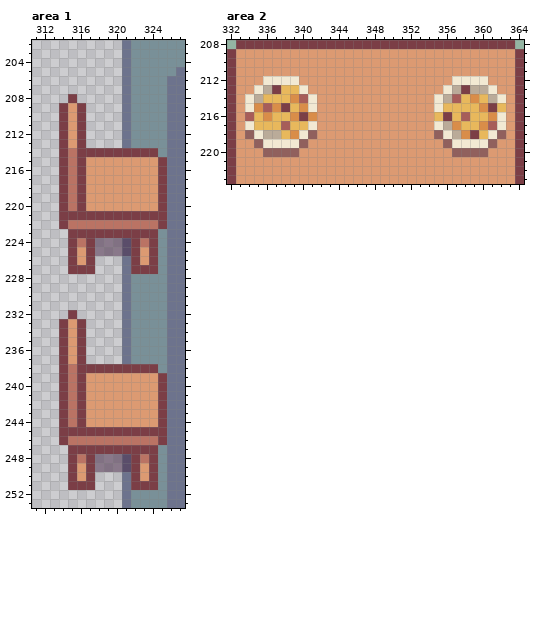
Pixel-art file -- ART/Jacson/Tilemap/school.aseprite. Above: the version before the commit.
384x384 pixels, 1 frame. Shown: area 1: x 311..327, y 202..253; area 2: x 332..364, y 208..223. The commit also changed other parts of the picture, which this record leaves out.
Once edited:
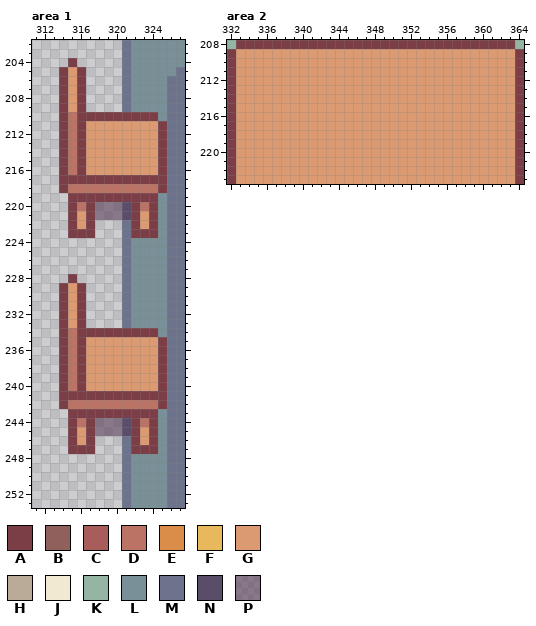
Palette (. is transparent): A #7b3e46  B #90605d  C #a75d59  D #ba7364  E #d98d49  F #e8b85c  G #dc9a72  H #baab99  J #f2e9d3  K #94b5a3  L #799098  M #6d738d  N #5a4d6a  P #49294984
What changed:
layer "Difference" now hidden
--- area 1, layer "Top Layer"
@@ x 311..327 @@
 203 ..........MLLLLLL
-204 ..........MLLLLLL
-205 ..........MLLLLLM
-206 ..........MLLLLMM
-207 ..........MLLLLMM
-208 ....A.....MLLLLMM
+204 ....A.....MLLLLLL
+205 ...AGA....MLLLLLM
+206 ...AGA....MLLLLMM
+207 ...AGA....MLLLLMM
+208 ...AGA....MLLLLMM
 209 ...AGA....MLLLLMM
-210 ...AGA....MLLLLMM
-211 ...AGA....MLLLLMM
-212 ...AGA....MLLLLMM
-213 ...AGA....MLLLLMM
-214 ...ADAAAAAAAAALMM
+210 ...ADAAAAAAAAALMM
+211 ...ADAGGGGGGGGAMM
+212 ...ADAGGGGGGGGAMM
+213 ...ADAGGGGGGGGAMM
+214 ...ADAGGGGGGGGAMM
 215 ...ADAGGGGGGGGAMM
 216 ...ADAGGGGGGGGAMM
-217 ...ADAGGGGGGGGAMM
-218 ...ADAGGGGGGGGAMM
-219 ...ADAGGGGGGGGAMM
-220 ...ADAGGGGGGGGAMM
-221 ...AAAAAAAAAAAAMM
-222 ...ADDDDDDDDDDAMM
-223 ....AAAAAAAAAALMM
-224 ....ADAPPPNADALMM
-225 ....AGAPPPNAGALMM
-226 ....AGA...MAGALMM
-227 ....AAA...MAAALMM
-228 ..........MLLLLMM
-229 ..........MLLLLMM
-230 ..........MLLLLMM
-231 ..........MLLLLMM
-232 ....A.....MLLLLMM
+217 ...AAAAAAAAAAAAMM
+218 ...ADDDDDDDDDDAMM
+219 ....AAAAAAAAAALMM
+220 ....ADAPPPNADALMM
+221 ....AGAPPPNAGALMM
+222 ....AGA...MAGALMM
+223 ....AAA...MAAALMM
+224 ..........MLLLLMM
+225 ..........MLLLLMM
+226 ..........MLLLLMM
+227 ..........MLLLLMM
+228 ....A.....MLLLLMM
+229 ...AGA....MLLLLMM
+230 ...AGA....MLLLLMM
+231 ...AGA....MLLLLMM
+232 ...AGA....MLLLLMM
 233 ...AGA....MLLLLMM
-234 ...AGA....MLLLLMM
-235 ...AGA....MLLLLMM
-236 ...AGA....MLLLLMM
-237 ...AGA....MLLLLMM
-238 ...ADAAAAAAAAALMM
+234 ...ADAAAAAAAAALMM
+235 ...ADAGGGGGGGGAMM
+236 ...ADAGGGGGGGGAMM
+237 ...ADAGGGGGGGGAMM
+238 ...ADAGGGGGGGGAMM
 239 ...ADAGGGGGGGGAMM
 240 ...ADAGGGGGGGGAMM
-241 ...ADAGGGGGGGGAMM
-242 ...ADAGGGGGGGGAMM
-243 ...ADAGGGGGGGGAMM
-244 ...ADAGGGGGGGGAMM
-245 ...AAAAAAAAAAAAMM
-246 ...ADDDDDDDDDDAMM
-247 ....AAAAAAAAAALMM
-248 ....ADAPPPNADALMM
-249 ....AGAPPPNAGALMM
-250 ....AGA...MAGALMM
-251 ....AAA...MAAALMM
+241 ...AAAAAAAAAAAAMM
+242 ...ADDDDDDDDDDAMM
+243 ....AAAAAAAAAALMM
+244 ....ADAPPPNADALMM
+245 ....AGAPPPNAGALMM
+246 ....AGA...MAGALMM
+247 ....AAA...MAAALMM
+248 ..........MLLLLMM
+249 ..........MLLLLMM
+250 ..........MLLLLMM
+251 ..........MLLLLMM
 252 ..........MLLLLMM
--- area 2
@@ x 332..364 @@
 211 AGGGGGGGGGGGGGGGGGGGGGGGGGGGGGGGA
-212 AGGGJJJJGGGGGGGGGGGGGGGGGJJJJGGGA
-213 AGGJHAFFJGGGGGGGGGGGGGGGJHAHHJGGA
-214 AGJHFFFECJGGGGGGGGGGGGGJHCFEFHJGA
-215 AGJECEAFEJGGGGGGGGGGGGGJFFFFEAFGA
-216 AGCFEFFEAEGGGGGGGGGGGGGFAFCFFEJGA
-217 AGJFFFCFFJGGGGGGGGGGGGGJHEFFECJGA
-218 AGBJHHFEJBGGGGGGGGGGGGGBJHEAFJBGA
-219 AGGBJJJJBGGGGGGGGGGGGGGGBJJJJBGGA
-220 AGGGBBBBGGGGGGGGGGGGGGGGGBBBBGGGA
+212 AGGGGGGGGGGGGGGGGGGGGGGGGGGGGGGGA
+213 AGGGGGGGGGGGGGGGGGGGGGGGGGGGGGGGA
+214 AGGGGGGGGGGGGGGGGGGGGGGGGGGGGGGGA
+215 AGGGGGGGGGGGGGGGGGGGGGGGGGGGGGGGA
+216 AGGGGGGGGGGGGGGGGGGGGGGGGGGGGGGGA
+217 AGGGGGGGGGGGGGGGGGGGGGGGGGGGGGGGA
+218 AGGGGGGGGGGGGGGGGGGGGGGGGGGGGGGGA
+219 AGGGGGGGGGGGGGGGGGGGGGGGGGGGGGGGA
+220 AGGGGGGGGGGGGGGGGGGGGGGGGGGGGGGGA
 221 AGGGGGGGGGGGGGGGGGGGGGGGGGGGGGGGA
Pixel boxes of the changes (left, top, right, bottom) in both pictures:
changed: (59, 58, 167, 490)
changed: (245, 76, 317, 157)
changed: (434, 76, 506, 157)
